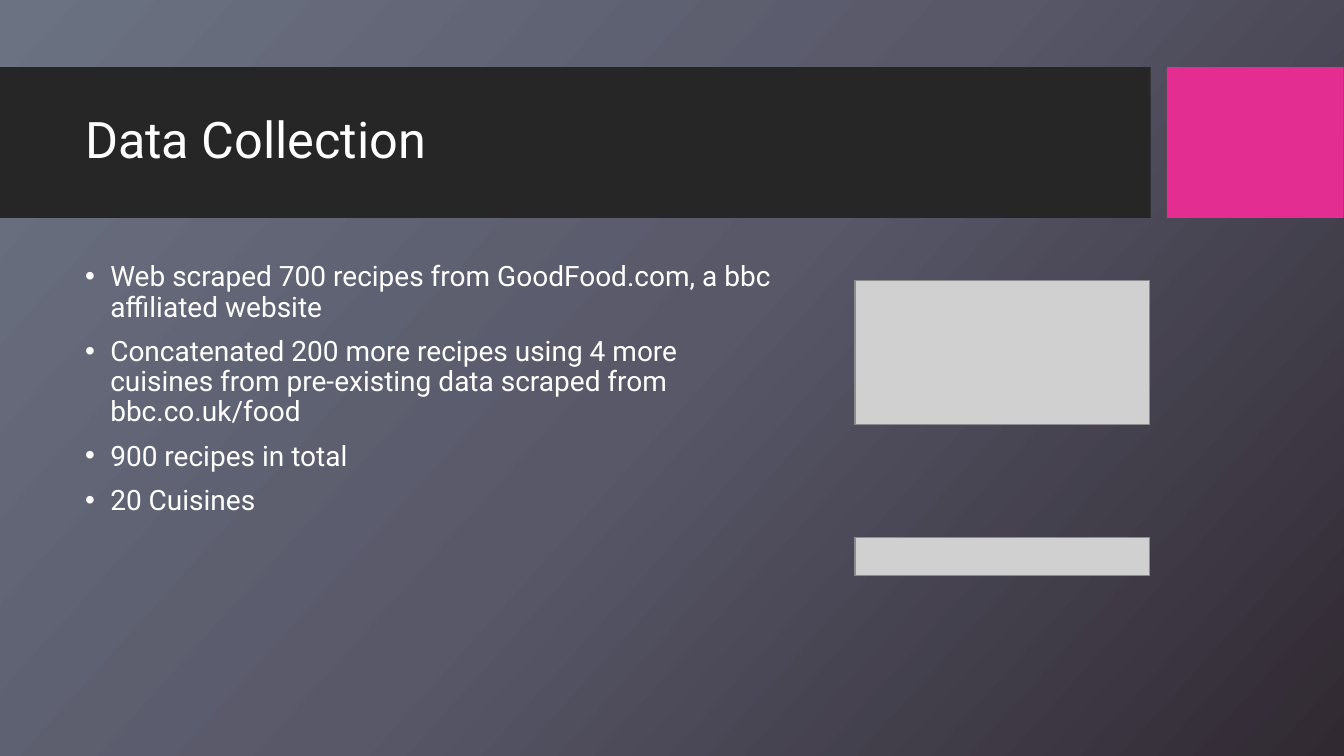
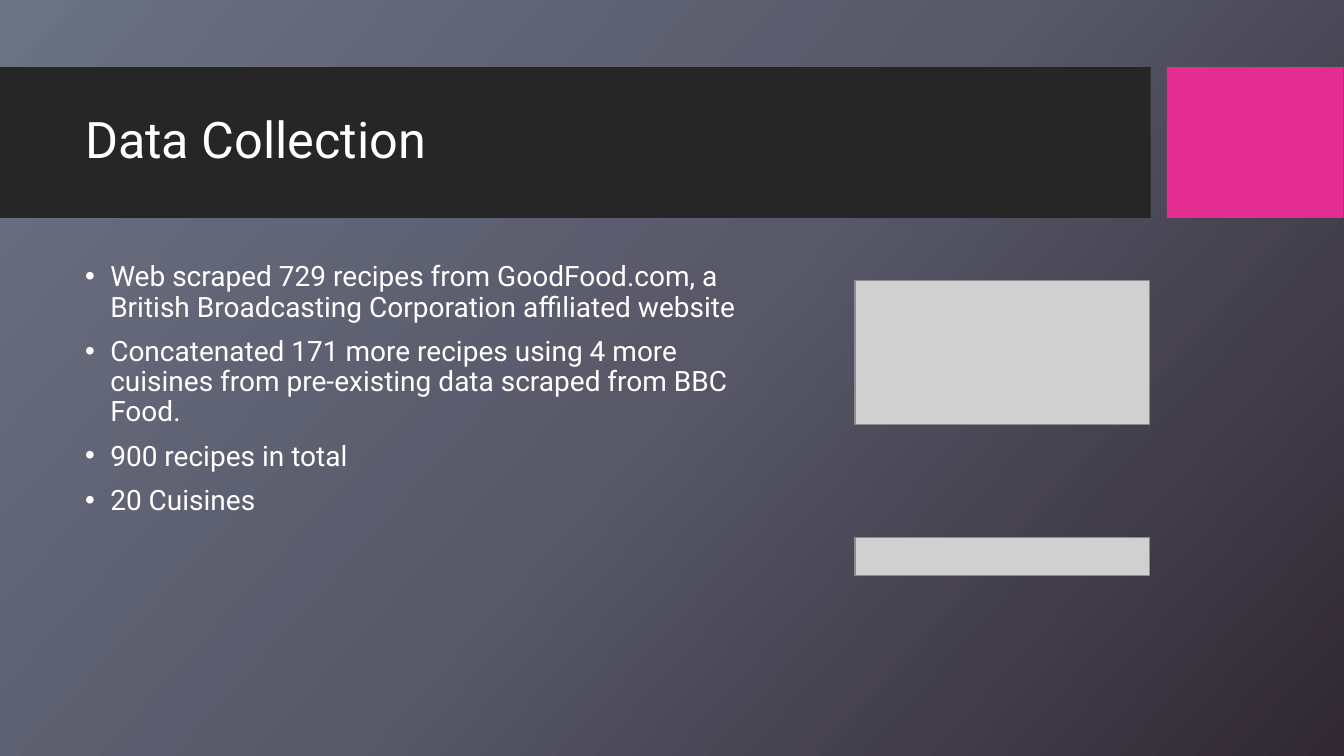
Before and after one commit to aamoeji04/Cuisine_Classification_Capstone, a slide deck: slide 7 of Cuisine_Classification.pptx. Drawn at 1344x756 pixels with LibreOffice and Linux fonts; fonts in the diff are those of the drawing; grey boxes stand for pictures; background and template pictures are left out. Boxes give left, top, right and bottom in pixels: in the first picture for what was removed or moved away, otherwise in the second. Text is boxed around its words. In the diff, an @@ line names an element or a change of style, - is before the commit and + after.

```diff
--- a/Cuisine_Classification.pptx
+++ b/Cuisine_Classification.pptx
@@ text at box(110, 264, 735, 421): text changed @@
-• Web scraped 700 recipes from GoodFood.com, a bbc affiliated website
-• Concatenated 200 more recipes using 4 more cuisines from pre-existing data scraped from bbc.co.uk/food
+• Web scraped 729 recipes from GoodFood.com, a British Broadcasting Corporation affiliated website
+• Concatenated 171 more recipes using 4 more cuisines from pre-existing data scraped from BBC Food.
```
Also in this commit, not shown: 9 other slides changed, 5 slides added, 2 slides removed.
